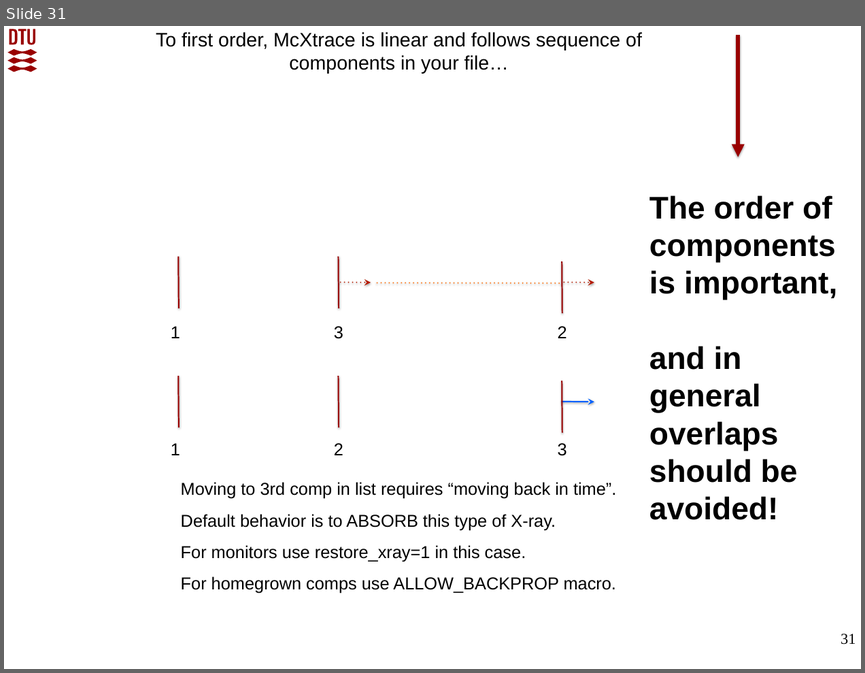
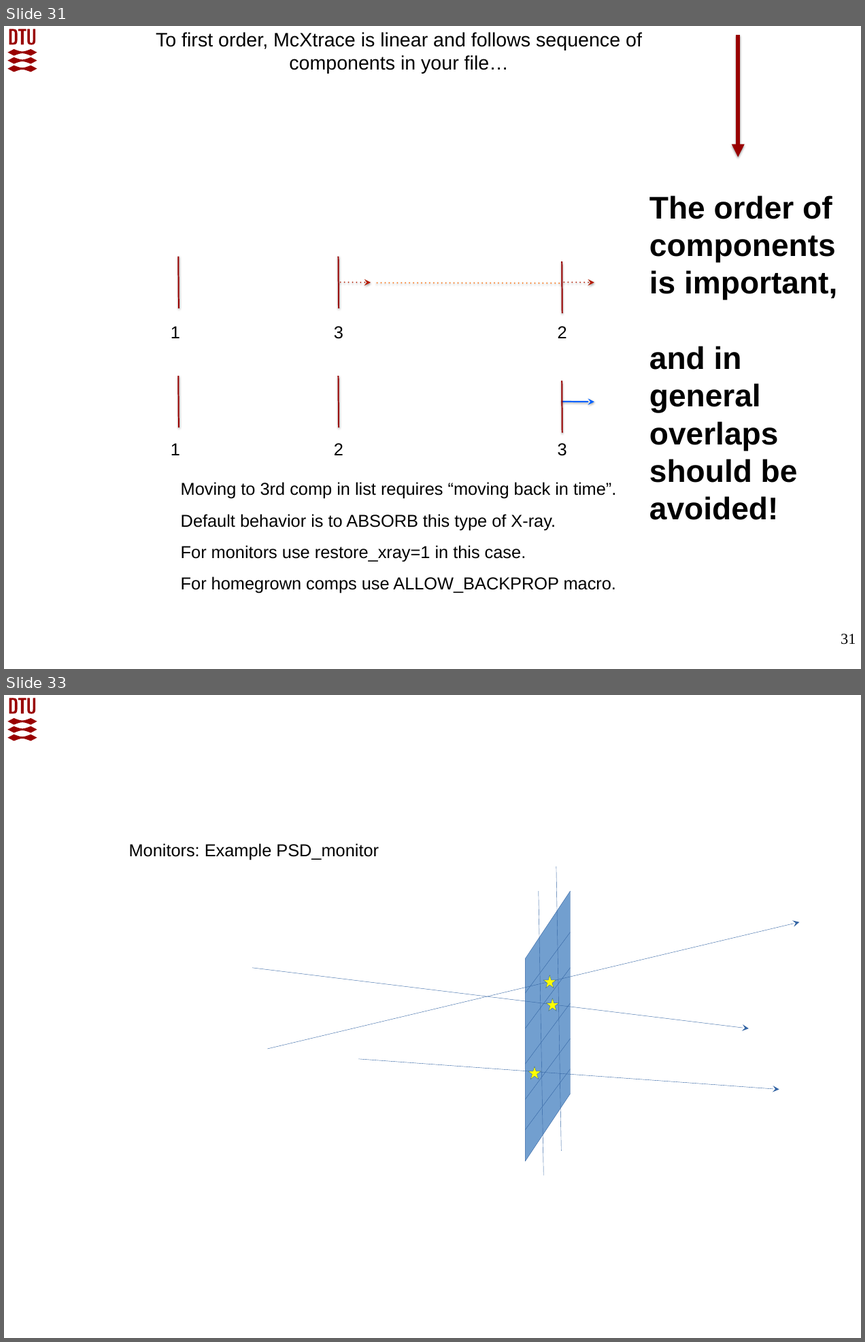
Before and after one commit to McStasMcXtrace/Schools, a slide deck: SOLEIL_March_2022/Day2_Thursday_March_10th/3_Components/McXtrace_component_and_instrument_concepts.pptx. Shown one above the other, each under a label of ours: slide 31 before the commit, slides 31 and 33 after it; the slides between them are not shown. The pictures are 865x673 and 865x1342 pixels, drawn with LibreOffice and Linux fonts; fonts in the diff are those of the drawing; background and template pictures are left out. Boxes give left, top, right and bottom in pixels: in the first picture for what was removed or moved away, otherwise in the second. Text is boxed around its words. In the diff, an @@ line names an element or a change of style, - is before the commit and + after.

Commit message:
Updates to include monitors

```diff
--- a/SOLEIL_March_2022/Day2_Thursday_March_10th/3_Components/McXtrace_component_and_instrument_concepts.pptx
+++ b/SOLEIL_March_2022/Day2_Thursday_March_10th/3_Components/McXtrace_component_and_instrument_concepts.pptx
@@ slide 33 added at box(4, 695, 861, 1338), background #FFFFFF; not listed: 1 template element that a slide beside it also shows @@
@@ text added at box(129, 843, 379, 860), 16 pt, text #000000 @@
+Monitors: Example PSD_monitor
@@ line added from (557, 866) to (561, 1151), #3465A4 0.25 pt @@
@@ freeform shape added at box(525, 892, 570, 1161), fill #729FCF, outline #3465A4 0.25 pt @@
@@ line added from (538, 891) to (543, 1175), #3465A4 0.25 pt @@
@@ arrow added from (268, 1049) to (800, 922), #3465A4 0.25 pt @@
@@ line added from (526, 993) to (570, 932), #3465A4 0.25 pt @@
@@ arrow added from (252, 968) to (749, 1029), #3465A4 0.25 pt @@
@@ line added from (526, 1029) to (570, 968), #3465A4 0.25 pt @@
@@ freeform shape added at box(543, 975, 557, 988), fill #FFFF00, outline #3465A4 0.25 pt @@
@@ freeform shape added at box(547, 998, 560, 1012), fill #FFFF00, outline #3465A4 0.25 pt @@
@@ line added from (526, 1064) to (570, 1003), #3465A4 0.25 pt @@
@@ line added from (526, 1100) to (570, 1039), #3465A4 0.25 pt @@
@@ arrow added from (359, 1059) to (779, 1089), #3465A4 0.25 pt @@
@@ line added from (526, 1130) to (570, 1069), #3465A4 0.25 pt @@
@@ freeform shape added at box(528, 1066, 542, 1079), fill #FFFF00, outline #3465A4 0.25 pt @@
```
Also in this commit, not shown: 14 other slides added, 2 other files.
